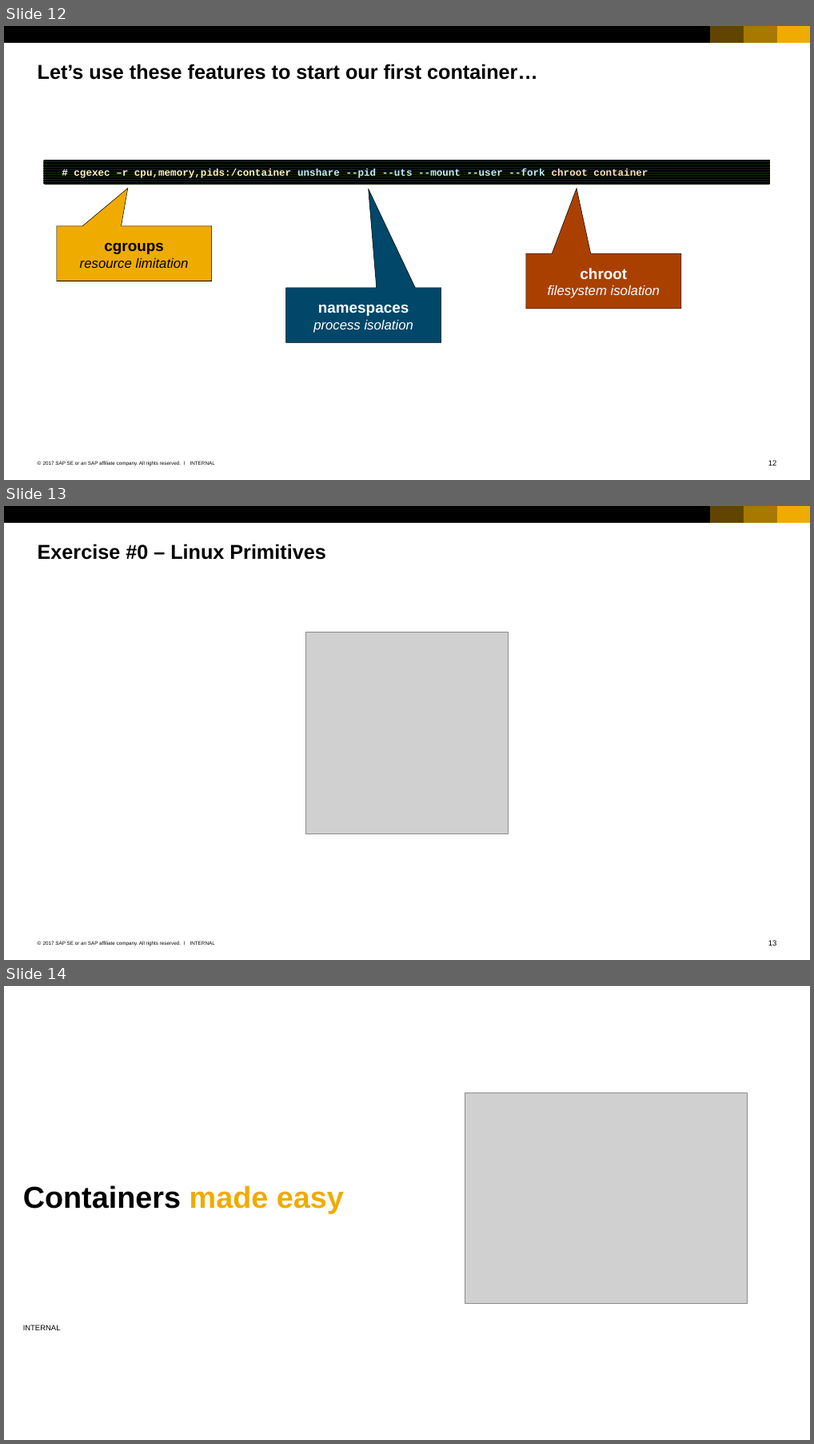
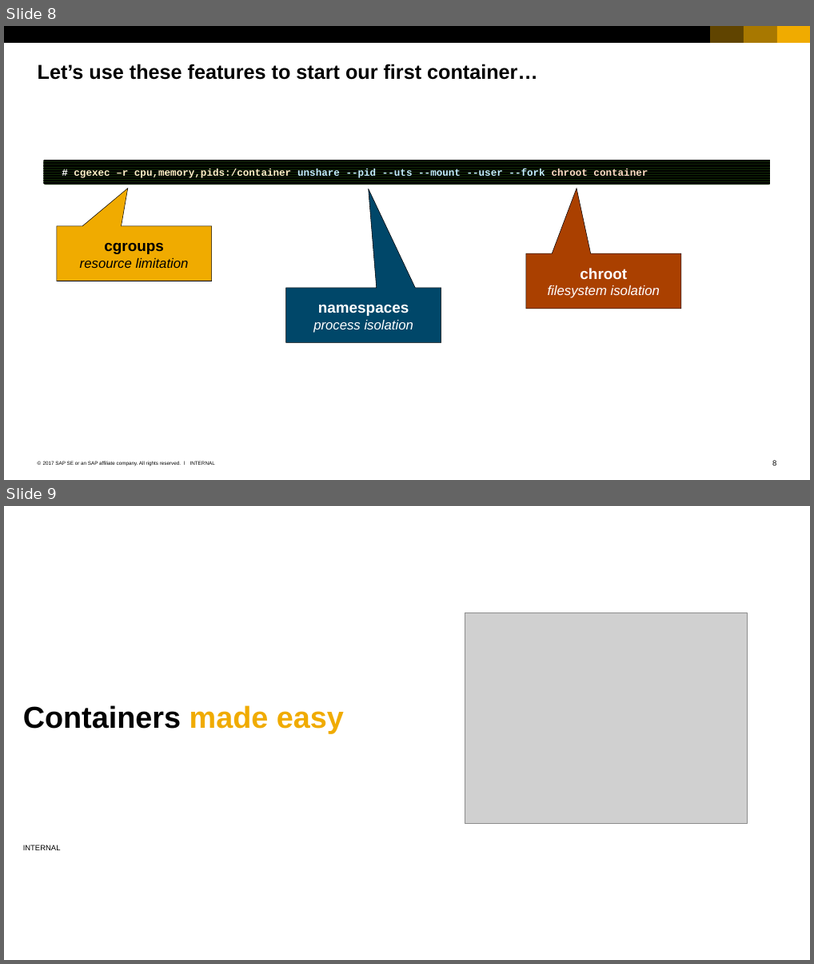
Before and after one commit to cuijiyao01/docker-k8s-training, a slide deck: docker/02_Members_of_docker_universe.pptx. Shown one above the other, each under a label of ours: slides 12, 13 and 14 before the commit, slides 8 and 9 after it. The pictures are 814x1444 and 814x964 pixels, drawn with LibreOffice and Linux fonts; fonts in the diff are those of the drawing; grey boxes stand for pictures; background and template pictures are left out. Boxes give left, top, right and bottom in pixels: in the first picture for what was removed or moved away, otherwise in the second. Text is boxed around its words. In the diff, an @@ line names an element or a change of style, - is before the commit and + after.

Commit message:
Some minor things and rework of the image intro

```diff
--- a/docker/02_Members_of_docker_universe.pptx
+++ b/docker/02_Members_of_docker_universe.pptx
@@ slide 13 removed at <box>4,506,810,960</box>, background #FFFFFF; not listed: 7 template elements that a slide beside it also shows @@
@@ title removed at <box>38,544,326,560</box> @@
-Exercise #0 – Linux Primitives
@@ picture removed at <box>306,632,508,834</box> @@
@@ what was slide 12 is now slide 8 @@
@@ page number at <box>773,460,777,468</box>: text changed @@
-12
+8
@@ what was slide 14 is now slide 9 @@
```
Also in this commit, not shown: 4 slides changed, 5 other slides removed.
